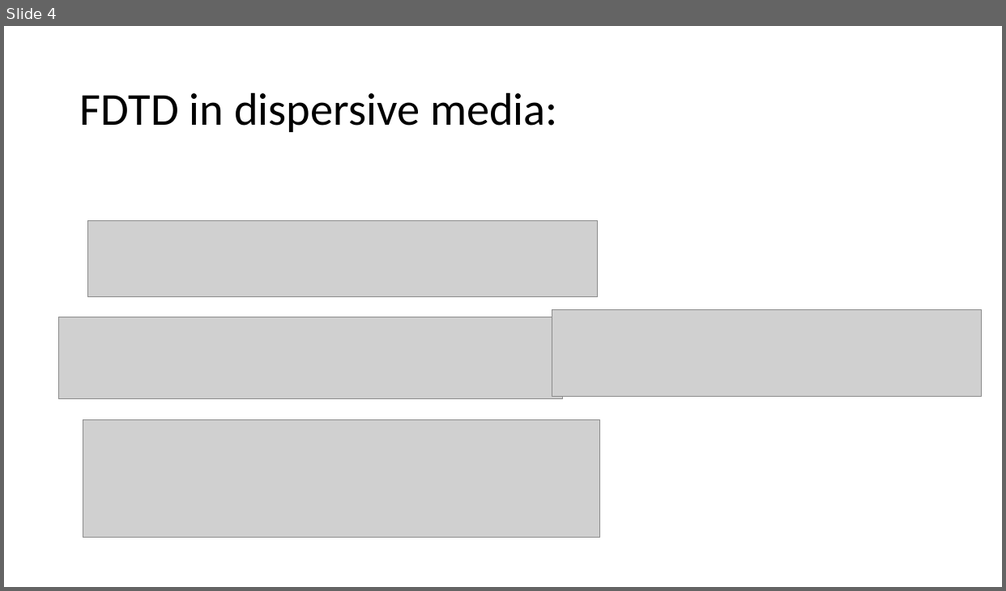
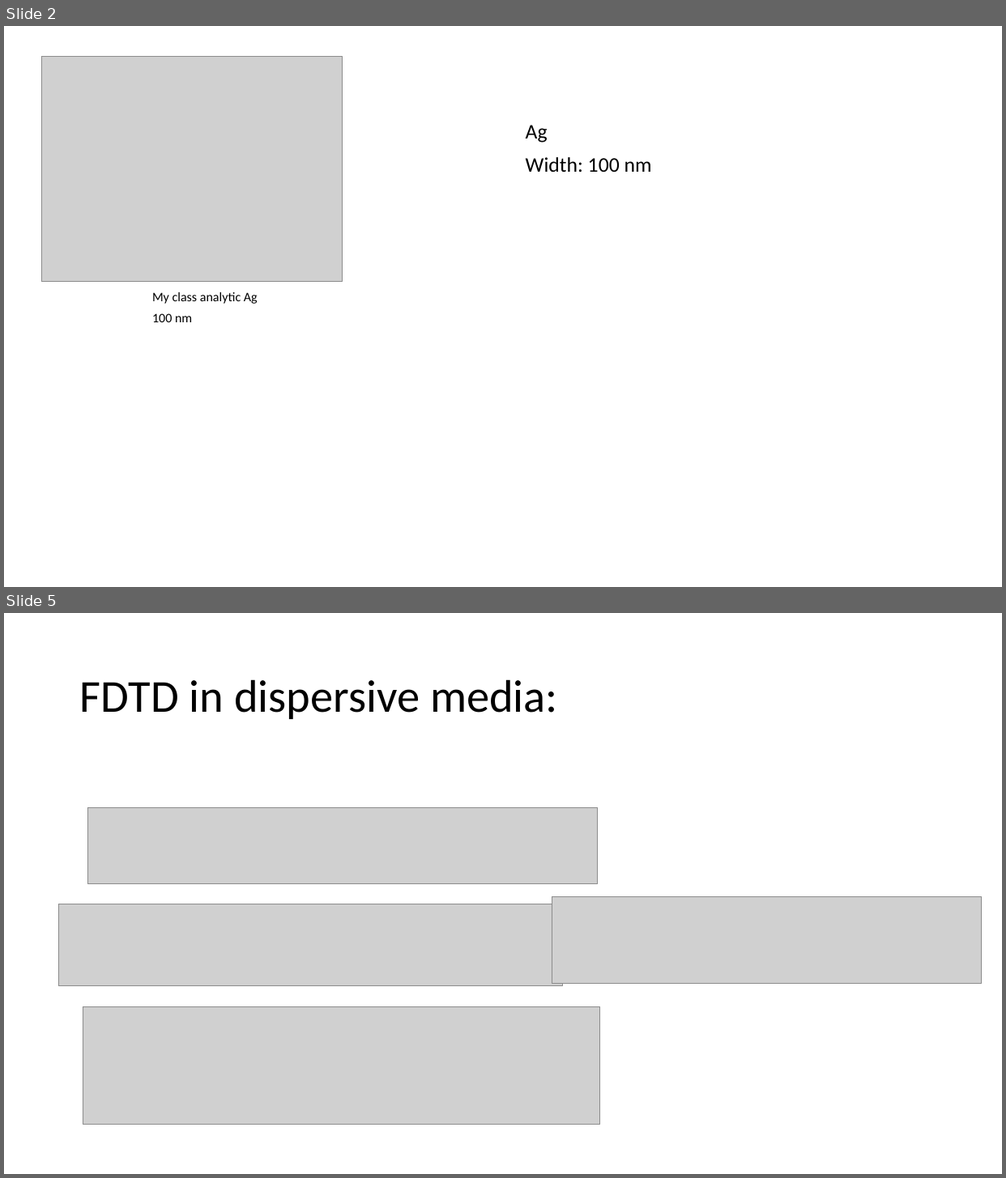
Before and after one commit to Mpedrosab/MCFNL2020, a slide deck: Proposal8_dispersiveFDTD/power_dispersion.pptx. Shown one above the other, each under a label of ours: slide 4 before the commit, slides 2 and 5 after it; the slides between them are not shown. The pictures are 1006x591 and 1006x1178 pixels, drawn with LibreOffice and Linux fonts; fonts in the diff are those of the drawing; grey boxes stand for pictures. Boxes give left, top, right and bottom in pixels: in the first picture for what was removed or moved away, otherwise in the second. Text is boxed around its words. In the diff, an @@ line names an element or a change of style, - is before the commit and + after.

```diff
--- a/Proposal8_dispersiveFDTD/power_dispersion.pptx
+++ b/Proposal8_dispersiveFDTD/power_dispersion.pptx
@@ slide 2 added at (x1=4, y1=26, x2=1002, y2=587), background #FFFFFF @@
@@ picture added at (x1=41, y1=57, x2=343, y2=282) @@
@@ text added at (x1=526, y1=125, x2=652, y2=172), 20 pt, text #000000 @@
+Ag
+Width: 100 nm
@@ text added at (x1=152, y1=292, x2=258, y2=322), 12.5 pt, text #000000 @@
+My class analytic Ag
+100 nm
@@ what was slide 4 is now slide 5 @@
```
Also in this commit, not shown: 1 slide changed, 1 other slide added, 1 slide removed, 4 other files.
